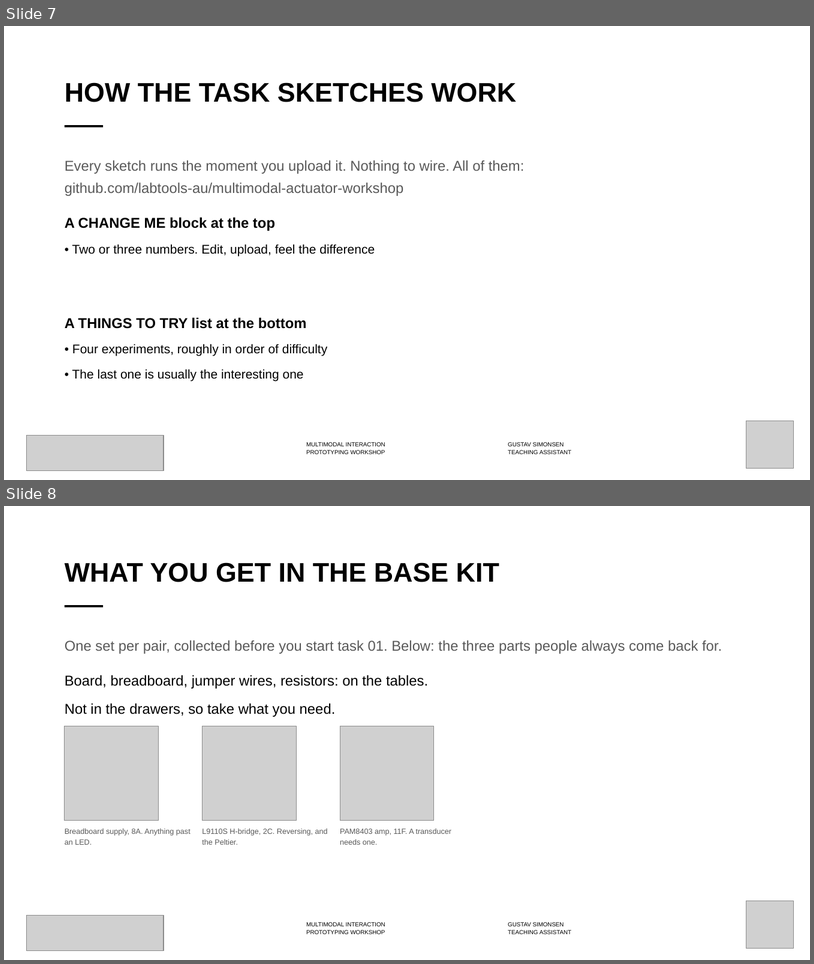
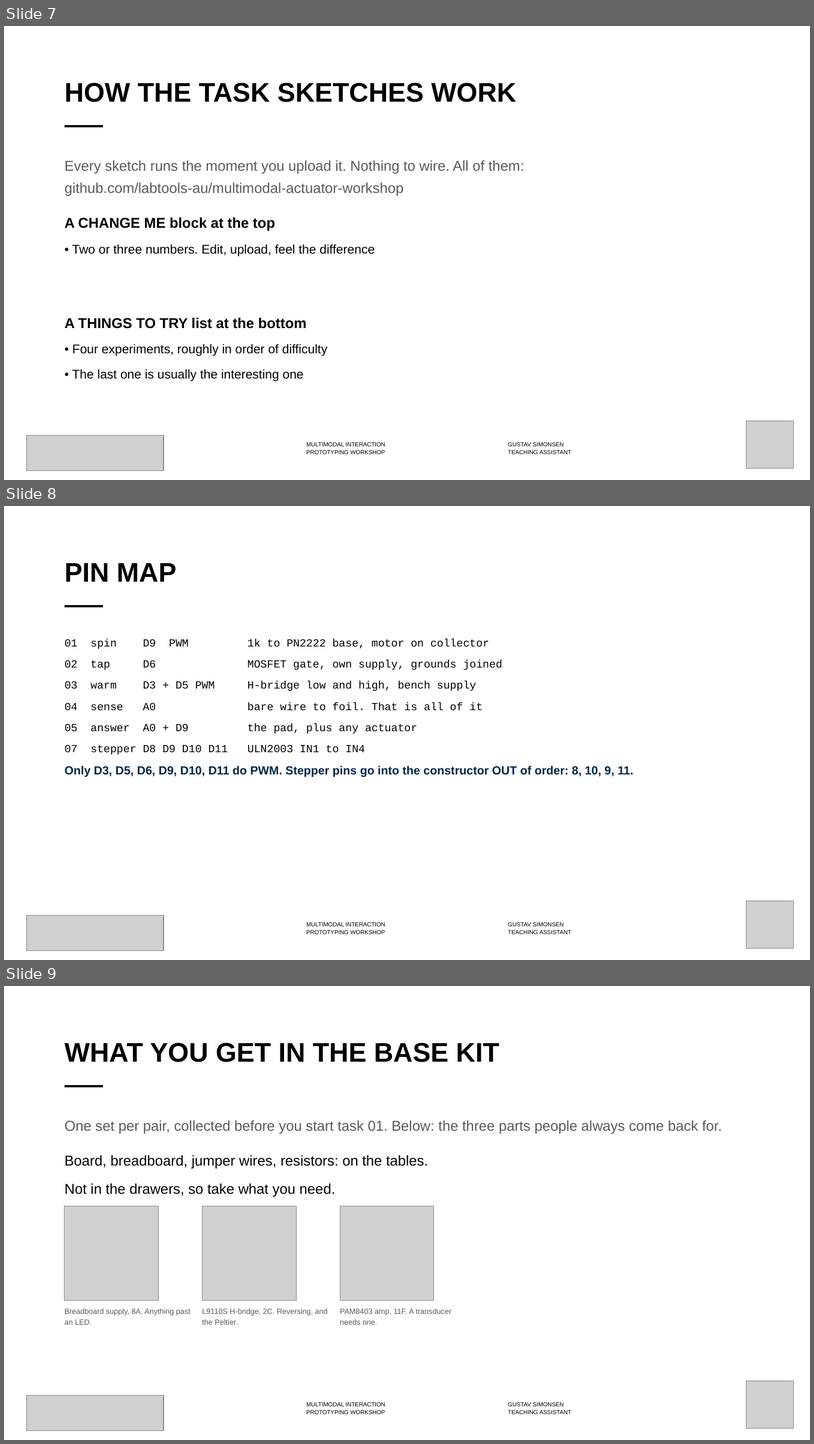
Before and after one commit to labtools-au/multimodal-actuator-workshop, a slide deck: docs/multimodal-actuator-workshop.pptx. Shown one above the other, each under a label of ours: slides 7 and 8 before the commit, slides 7, 8 and 9 after it. The pictures are 814x964 and 814x1444 pixels, drawn with LibreOffice and Linux fonts; fonts in the diff are those of the drawing; grey boxes stand for pictures; background and template pictures are left out. Boxes give left, top, right and bottom in pixels: in the first picture for what was removed or moved away, otherwise in the second. Text is boxed around its words. In the diff, an @@ line names an element or a change of style, - is before the commit and + after.

```diff
--- a/docs/multimodal-actuator-workshop.pptx
+++ b/docs/multimodal-actuator-workshop.pptx
@@ slide 8 added at [4, 506, 810, 960], background #FFFFFF; not listed: 3 template elements that a slide beside it also shows @@
@@ title added at [65, 563, 177, 582], 32 pt, text #000000, bold @@
+PIN MAP
@@ text added at [65, 639, 633, 777], 13 pt, text #000000 @@
+01 spin D9 PWM 1k to PN2222 base, motor on collector
+02 tap D6 MOSFET gate, own supply, grounds joined
+03 warm D3 + D5 PWM H-bridge low and high, bench supply
+04 sense A0 bare wire to foil. That is all of it
+05 answer A0 + D9 the pad, plus any actuator
+07 stepper D8 D9 D10 D11 ULN2003 IN1 to IN4
+Only D3, D5, D6, D9, D10, D11 do PWM. Stepper pins go into the constructor OUT of order: 8, 10, 9, 11.
@@ picture added at [747, 901, 794, 948] @@
@@ picture added at [27, 915, 164, 950] @@
@@ what was slide 8 is now slide 9 @@
```
Also in this commit, not shown: 18 other files.
